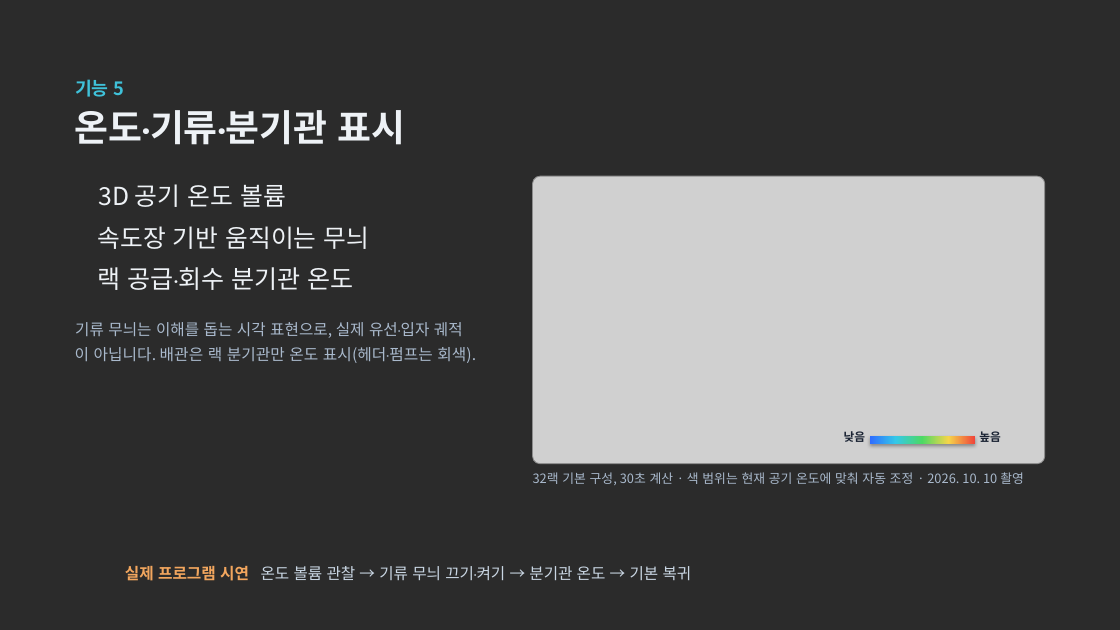
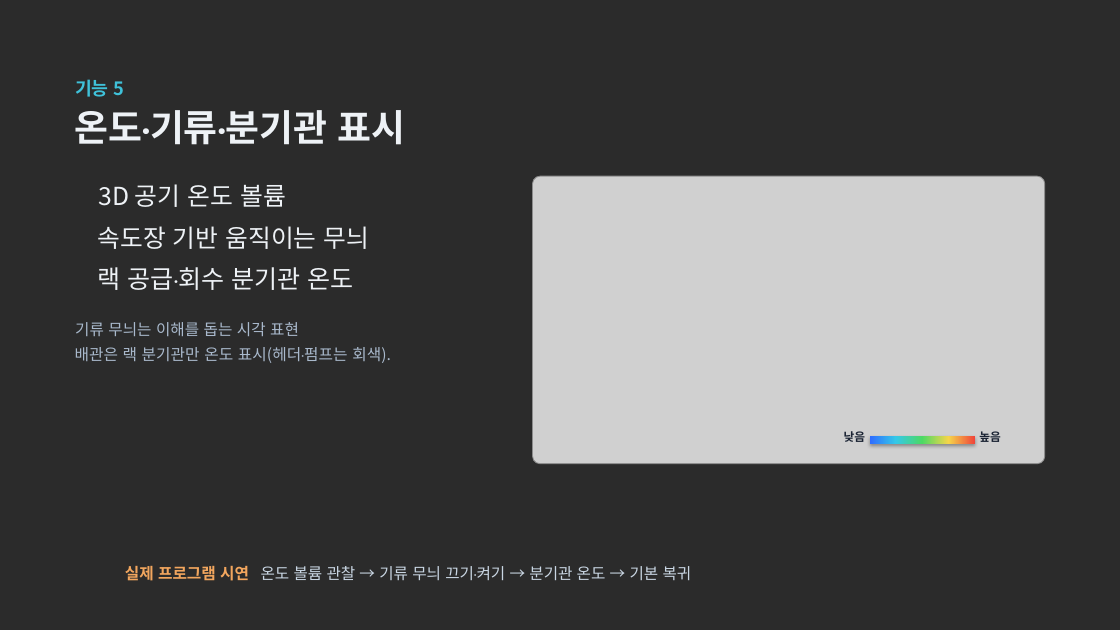
Before and after one commit to dongkimyeon/VRG_TermProj, a slide deck: slide 9 of Presentation/AI 데이터센터 냉각 디지털 트윈 — 중간발표 (편집용).pptx. Drawn at 1120x630 pixels with LibreOffice and Linux fonts; fonts in the diff are those of the drawing; grey boxes stand for pictures; background and template pictures are left out; a plain dark background stands for a picture behind light text. Boxes give left, top, right and bottom in pixels: in the first picture for what was removed or moved away, otherwise in the second. Text is boxed around its words. In the diff, an @@ line names an element or a change of style, - is before the commit and + after.

```diff
--- a/Presentation/AI 데이터센터 냉각 디지털 트윈 — 중간발표 (편집용).pptx
+++ b/Presentation/AI 데이터센터 냉각 디지털 트윈 — 중간발표 (편집용).pptx
@@ text at <box>75,322,299,336</box>: text changed @@
-기류 무늬는 이해를 돕는 시각 표현으로, 실제 유선·입자 궤적
+기류 무늬는 이해를 돕는 시각 표현
@@ text at <box>75,347,391,363</box>: text changed @@
-이 아닙니다. 배관은 랙 분기관만 온도 표시(헤더·펌프는 회색).
+배관은 랙 분기관만 온도 표시(헤더·펌프는 회색).
@@ text removed at <box>533,472,1024,485</box> @@
-32랙 기본 구성, 30초 계산 · 색 범위는 현재 공기 온도에 맞춰 자동 조정 · 2026. 10. 10 촬영
```
Also in this commit, not shown: 7 other slides changed.
